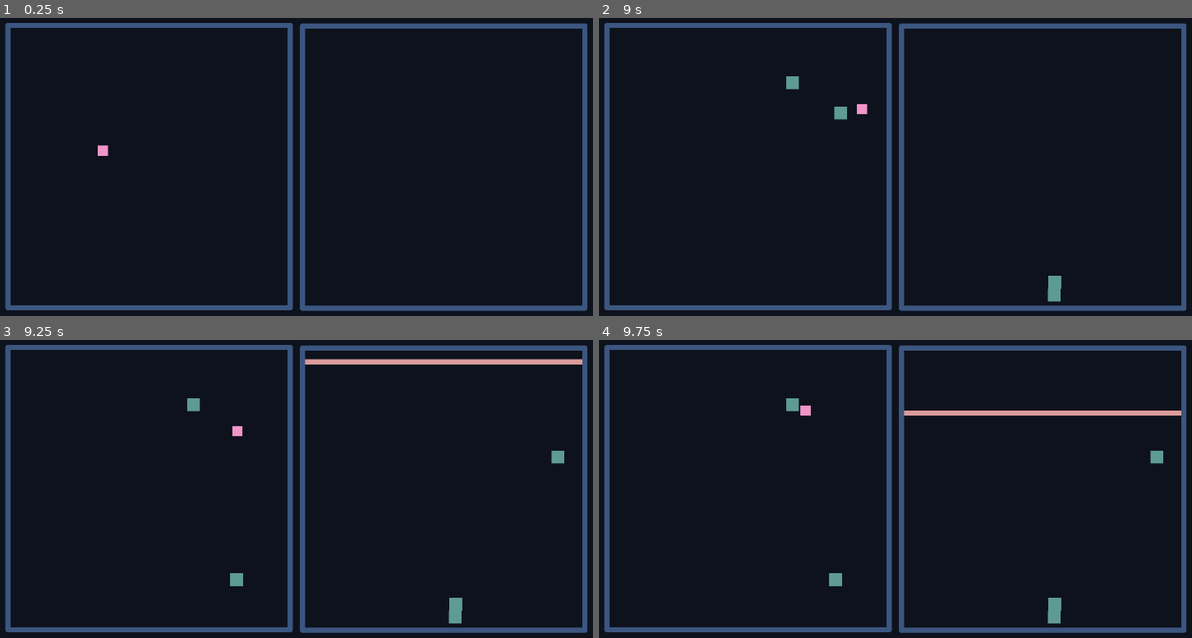
Above: before the commit, frames 1-4 (two rows, left to right).
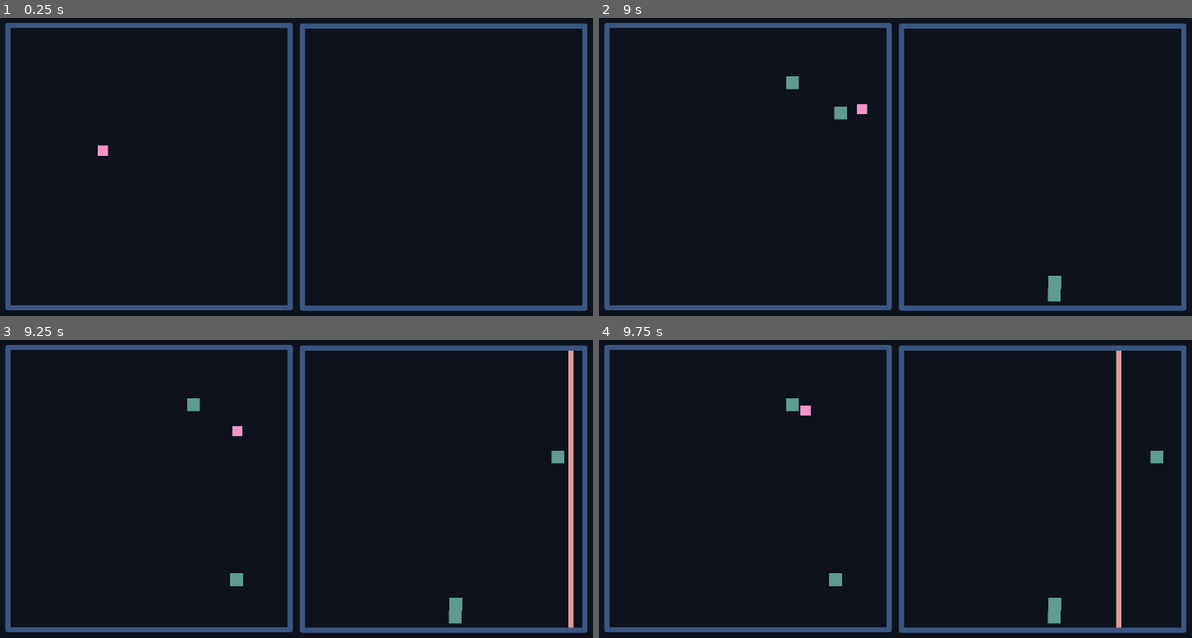
Above: after the commit, the same moments.

Repository: Marina-Banov/ggj-2026
Game: Godot game, scene res://Scenes/game.tscn
The game is run twice, just before and just after one commit, with the same random seed, the same clock (stepped at 60 frames per second) and the same inputs.
Inputs:
- Up to frame 1 (0.25 s): no input
- Up to frame 2 (9 s): tap Enter at 0.5, 2, 4.25 s; hold W (move_up) 0.53-2.03 s; tap Space at 1.25, 3.5, 5.75 s; hold A (move_left) 2.03-3.53 s; hold S (move_down) 3.53-4.28 s; hold D (move_right) 4.28-5.03 s; hold W (move_up) 5.03-5.78 s; hold D (move_right) 5.78-8.03 s; hold S (move_down) 8.03-8.78 s; hold A (move_left) from 8.78 s (still down)
- Up to frame 3 (9.25 s): keep holding A (move_left)
- Up to frame 4 (9.75 s): release A (move_left) at 9.53 s; hold W (move_up) from 9.53 s (still down)

Frames 1-2 are identical in both runs. In frame 3, 1.8% of the frame differs, in the area x 51-99%, y 3-97%; in frame 4, 1.6%.

Commit message:
add random enemy line directions/positions

Diff:
--- a/Scripts/arena.gd
+++ b/Scripts/arena.gd
@@ -1,11 +1,20 @@
 extends Node2D
+
+
+const TARGETS = [
+	Transform2D(PI, Vector2(550, 550)),
+	Transform2D(-PI/2, Vector2( 0, 550)),
+	Transform2D(PI/2, Vector2(550,  0)),
+	Transform2D(0, Vector2( 0,  0))
+]
 
 
 func spawn_line():
 	const PROJECTILE = preload("res://Scenes/projectile.tscn")
 	var new_projectile = PROJECTILE.instantiate()
-	new_projectile.global_position = Vector2.ZERO
-	#new_projectile.rotation = -PI/2
+	var target = TARGETS.pick_random()
+	new_projectile.global_position = target.get_origin()
+	new_projectile.rotation = target.get_rotation()
 	add_child(new_projectile)
 
 
